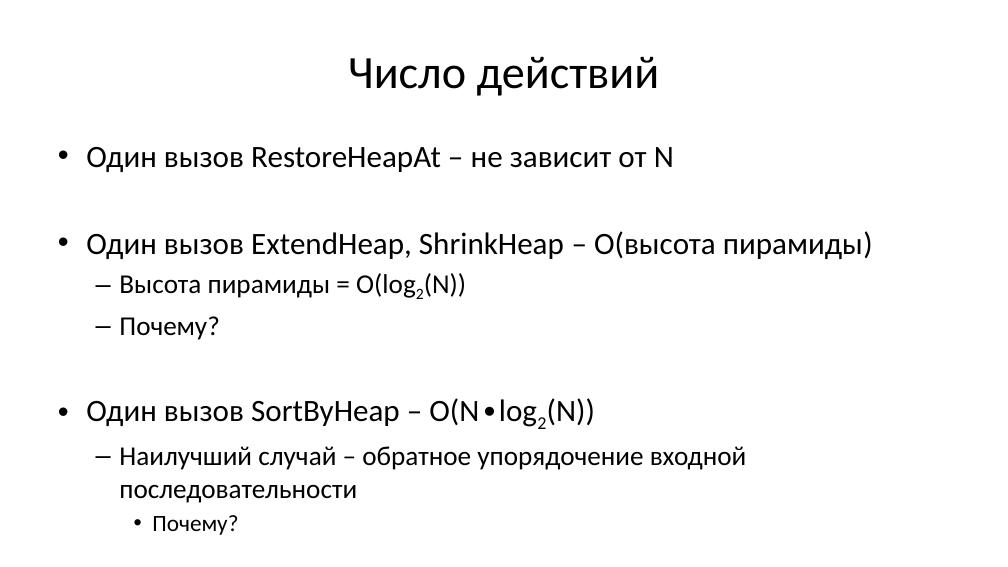
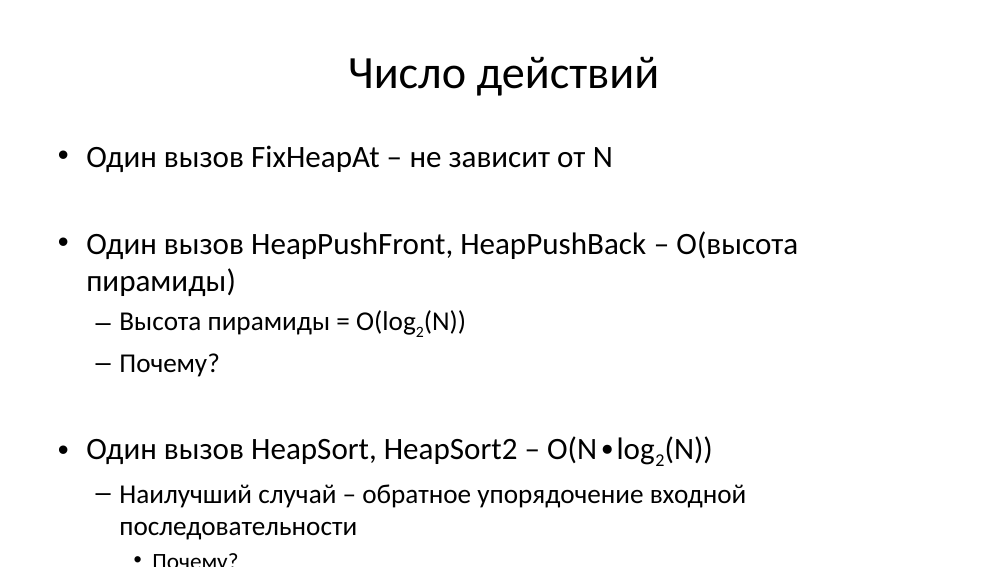
Before and after one commit to Evgueni-Petrov-aka-espetrov/Algorithms-and-Programming-in-C-pptx, a slide deck: slide 79 of 13 Сортировка.pptx. Drawn at 1008x567 pixels with LibreOffice and Linux fonts; fonts in the diff are those of the drawing. Boxes give left, top, right and bottom in pixels: in the first picture for what was removed or moved away, otherwise in the second. Text is boxed around its words. In the diff, an @@ line names an element or a change of style, - is before the commit and + after.

```diff
--- a/13 Сортировка.pptx
+++ b/13 Сортировка.pptx
@@ text at box(86, 145, 798, 296): text changed @@
-• Один вызов RestoreHeapAt – не зависит от N
-• Один вызов ExtendHeap, ShrinkHeap – O(высота пирамиды)
+• Один вызов FixHeapAt – не зависит от N
+• Один вызов HeapPushFront, HeapPushBack – O(высота пирамиды)
@@ text at box(86, 436, 713, 464): text changed @@
-• Один вызов SortByHeap – O(N∙log2(N))
+• Один вызов HeapSort, HeapSort2 – O(N∙log2(N))
```
Also in this commit, not shown: 9 other slides changed.
